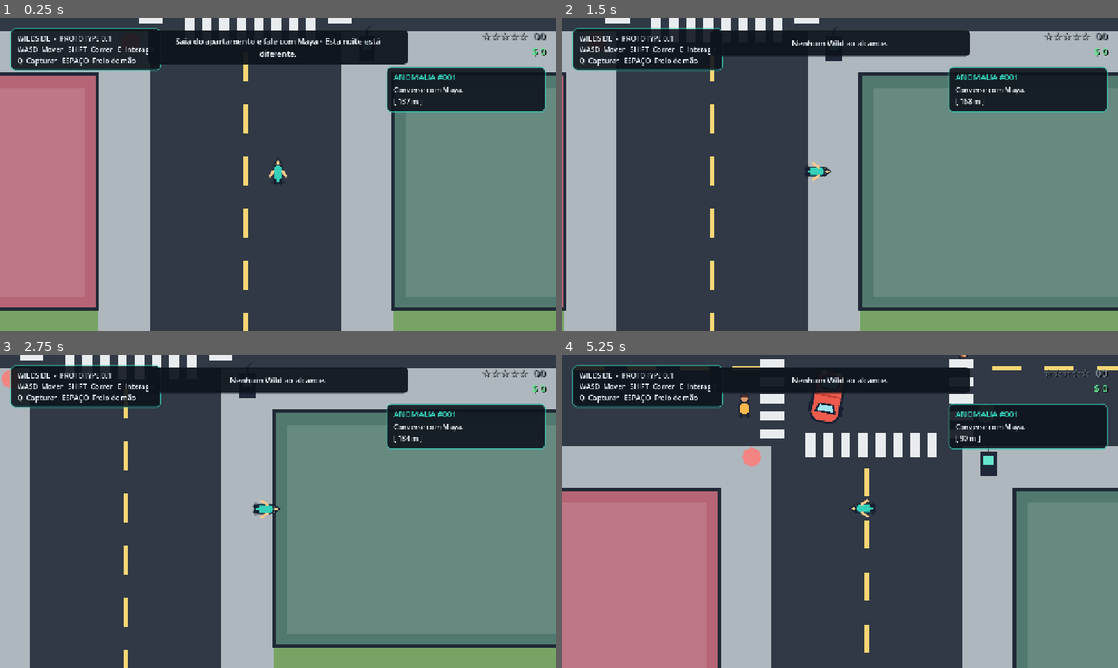
Above: before the commit, frames 1-4 (two rows, left to right).
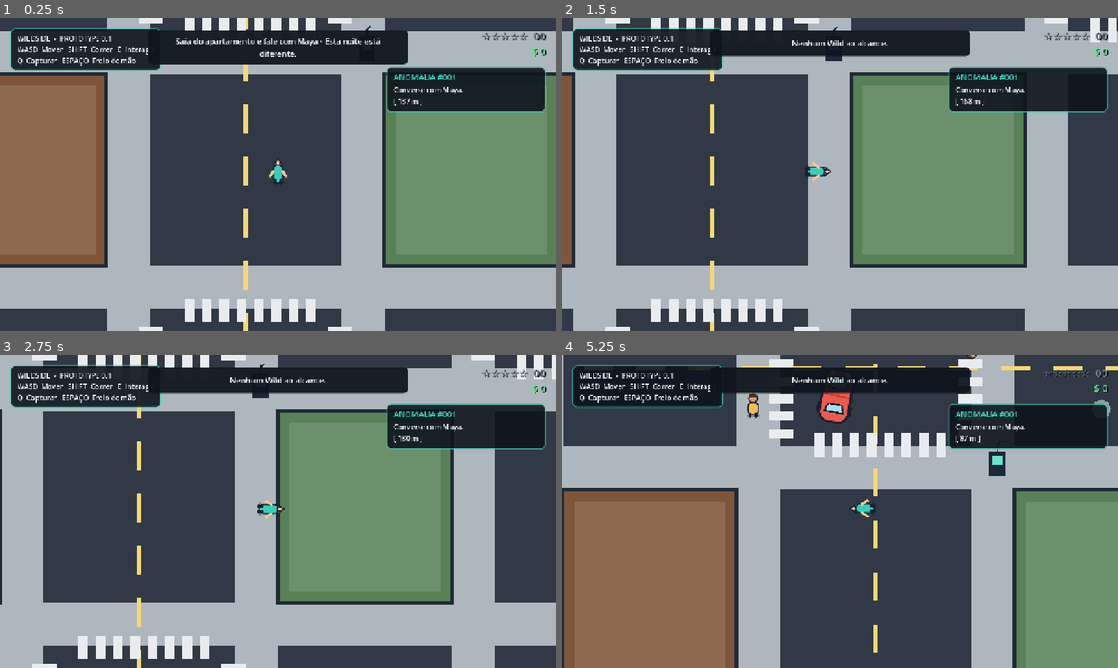
Above: after the commit, the same moments.

Repository: MiguelAlmeidaJ/Wildside
Game: Godot game, scene res://main.tscn
The game is run twice, just before and just after one commit, with the same random seed, the same clock (stepped at 60 frames per second) and the same inputs.
Inputs (mouse positions are in pixels of both pictures, inside the frame that each line leads up to):
- Up to frame 1 (0.25 s): no input
- Up to frame 2 (1.5 s): tap Enter at 0.5 s; move the mouse to (962, 158) at 0.52 s; hold D (move_right) 0.53-1.28 s; hold E (interact) 0.53-1.28 s; click (962, 158) at 0.67 s; move the mouse to (728, 190) at 1.27 s; hold Space (brake) from 1.28 s (still down); tap Q (capture) at 1.35 s
- Up to frame 3 (2.75 s): tap E (interact) at 1.55 s; move the mouse to (333, 442) at 2.02 s; release Space (brake) at 2.03 s; hold D (move_right) from 2.03 s (still down); hold E (interact) from 2.03 s (still down)
- Up to frame 4 (5.25 s): move the mouse to (812, 574) at 2.77 s; release D (move_right) at 2.78 s; release E (interact) at 2.78 s; hold W (move_up) 2.78-3.53 s; tap Shift (run) at 2.85 s; click (812, 574) at 2.92 s; tap E (interact) at 3.05, 4.55 s; move the mouse to (1006, 558) at 3.52 s; hold E (interact) 3.53-4.28 s; hold A (move_left) 3.53-5.03 s; move the mouse to (673, 464) at 4.27 s; tap Q (capture) at 4.35 s; move the mouse to (867, 511) at 5.02 s; hold Space (brake) from 5.03 s (still down); hold E (interact) from 5.03 s (still down); click (867, 511) at 5.17 s

The runs differ from the first frame. In frame 1, 32% of the frame differs, in the area x 0-100%, y 0-100%; in frame 2, 32%; in frame 3, 35%; in frame 4, 30%.

Commit message:
Corrige missão do telefone e amplia a cidade
* Fix payphone mission interaction

* Use dedicated payphone interaction script

* Harden nearby interaction detection

* Expand city with new districts and roads

* Extend wilderness to match city width

* Expand camera limits for larger city

* Expand camera limits for larger city

* Test payphone through real player interaction

* Document city expansion and payphone regression test

Diff:
--- a/scenes/player/player.tscn
+++ b/scenes/player/player.tscn
@@ -27,10 +27,10 @@
 [node name="Camera2D" type="Camera2D" parent="."]
 position_smoothing_enabled = true
 position_smoothing_speed = 7.0
-limit_left = -1200
+limit_left = -1800
 limit_top = -1600
-limit_right = 1200
-limit_bottom = 900
+limit_right = 1800
+limit_bottom = 1800
 
 [node name="InteractionArea" type="Area2D" parent="."]
 collision_layer = 0
--- a/scenes/vehicles/car.tscn
+++ b/scenes/vehicles/car.tscn
@@ -22,10 +22,10 @@
 enabled = false
 position_smoothing_enabled = true
 position_smoothing_speed = 6.0
-limit_left = -1200
+limit_left = -1800
 limit_top = -1600
-limit_right = 1200
-limit_bottom = 900
+limit_right = 1800
+limit_bottom = 1800
 
 [node name="EngineSound" type="AudioStreamPlayer2D" parent="."]
 max_distance = 850.0
--- a/scenes/world/payphone.tscn
+++ b/scenes/world/payphone.tscn
@@ -1,6 +1,6 @@
 [gd_scene load_steps=3 format=3]
 
-[ext_resource type="Script" path="res://scripts/world/interactive_object.gd" id="1_object"]
+[ext_resource type="Script" path="res://scripts/world/payphone.gd" id="1_object"]
 
 [sub_resource type="RectangleShape2D" id="RectangleShape_phone"]
 size = Vector2(38, 58)
@@ -10,9 +10,8 @@
 collision_layer = 1
 collision_mask = 0
 script = ExtResource("1_object")
-action_text = "Usar o telefone"
-response_text = "Sem sinal. Alguém riscou um símbolo estranho no aparelho."
-mission_phone = true
+active_action_text = "Atender telefone"
+idle_action_text = "Usar telefone"
 
 [node name="Body" type="Polygon2D" parent="."]
 polygon = PackedVector2Array(-19, -29, 19, -29, 19, 29, -19, 29)
--- a/scripts/player/player.gd
+++ b/scripts/player/player.gd
@@ -10,6 +10,7 @@
 @export var acceleration := 1500.0
 @export var deceleration := 1900.0
 @export var camera_look_ahead := 72.0
+@export var interaction_fallback_range := 128.0
 
 @onready var sprite: Sprite2D = $Sprite2D
 @onready var collision_shape: CollisionShape2D = $CollisionShape2D
@@ -58,8 +59,10 @@
 	if event.is_action_pressed("interact"):
 		if is_instance_valid(current_vehicle):
 			current_vehicle.call("request_exit")
-		elif is_instance_valid(_focused_interactable):
-			_focused_interactable.call("interact", self)
+		else:
+			_focused_interactable = _find_nearest_interactable()
+			if is_instance_valid(_focused_interactable):
+				_focused_interactable.call("interact", self)
 		get_viewport().set_input_as_handled()
 	elif event.is_action_pressed("capture") and not is_instance_valid(current_vehicle):
 		var creature := _nearest_capturable()
@@ -121,11 +124,20 @@
 
 func _nearby_interactables() -> Array[Node2D]:
 	var result: Array[Node2D] = []
-	if not interaction_area.monitoring:
-		return result
-	for body in interaction_area.get_overlapping_bodies():
-		if body is Node2D and body.has_method("interact"):
-			result.append(body)
+	if interaction_area.monitoring:
+		for body in interaction_area.get_overlapping_bodies():
+			if body is Node2D and body.has_method("interact"):
+				result.append(body)
+
+	# Fallback para interações importantes (telefone, NPCs e veículos).
+	# Evita perder o alvo quando o overlap ainda não foi atualizado no mesmo frame.
+	for candidate in get_tree().get_nodes_in_group("interactable"):
+		if not candidate is Node2D or not candidate.has_method("interact"):
+			continue
+		if result.has(candidate):
+			continue
+		if global_position.distance_to(candidate.global_position) <= interaction_fallback_range:
+			result.append(candidate)
 	return result
 
 
@@ -135,6 +147,16 @@
 		_set_prompt("E  Sair do veículo")
 		return
 
+	var nearest := _find_nearest_interactable()
+
+	_focused_interactable = nearest
+	if is_instance_valid(nearest):
+		_set_prompt("E  " + str(nearest.call("get_interaction_text", self)))
+	else:
+		_set_prompt("")
+
+
+func _find_nearest_interactable() -> Node2D:
 	var nearest: Node2D
 	var nearest_distance := INF
 	for candidate in _nearby_interactables():
@@ -142,12 +164,7 @@
 		if distance < nearest_distance:
 			nearest = candidate
 			nearest_distance = distance
-
-	_focused_interactable = nearest
-	if is_instance_valid(nearest):
-		_set_prompt("E  " + str(nearest.call("get_interaction_text", self)))
-	else:
-		_set_prompt("")
+	return nearest
 
 
 func _nearest_capturable() -> Node2D:
--- a/scripts/world/city.gd
+++ b/scripts/world/city.gd
@@ -1,57 +1,81 @@
 extends Node2D
 
-const CITY_RECT := Rect2(-1200.0, -900.0, 2400.0, 1800.0)
+const CITY_RECT := Rect2(-1800.0, -900.0, 3600.0, 2700.0)
 const BUILDINGS := [
-	[Rect2(-1120.0, -820.0, 780.0, 540.0), Color("#355070")],
-	[Rect2(340.0, -820.0, 780.0, 540.0), Color("#6d597a")],
-	[Rect2(-1120.0, 280.0, 780.0, 540.0), Color("#b56576")],
-	[Rect2(340.0, 280.0, 780.0, 540.0), Color("#52796f")],
+	[Rect2(-1720.0, -820.0, 420.0, 540.0), Color("#355070")],
+	[Rect2(-720.0, -820.0, 400.0, 540.0), Color("#6d597a")],
+	[Rect2(320.0, -820.0, 400.0, 540.0), Color("#52796f")],
+	[Rect2(1300.0, -820.0, 420.0, 540.0), Color("#b56576")],
+	[Rect2(-1720.0, 280.0, 420.0, 440.0), Color("#4a6fa5")],
+	[Rect2(-720.0, 280.0, 400.0, 440.0), Color("#7f5539")],
+	[Rect2(320.0, 280.0, 400.0, 440.0), Color("#588157")],
+	[Rect2(1300.0, 280.0, 420.0, 440.0), Color("#9c6644")],
+	[Rect2(-1720.0, 1280.0, 420.0, 440.0), Color("#5c677d")],
+	[Rect2(-720.0, 1280.0, 400.0, 440.0), Color("#7b2cbf")],
+	[Rect2(320.0, 1280.0, 400.0, 440.0), Color("#386641")],
+	[Rect2(1300.0, 1280.0, 420.0, 440.0), Color("#bc6c25")],
 ]
+
+const ROAD_COLOR := Color("#303945")
+const SIDEWALK_COLOR := Color("#aeb7bd")
+const LANE_COLOR := Color("#f7d774")
 
 
 func _ready() -> void:
-	for index in BUILDINGS.size():
+	for index in range(BUILDINGS.size()):
 		_create_building(BUILDINGS[index][0], BUILDINGS[index][1], index)
 
-	_create_obstacle(Vector2(-270, -105), Color("#f6bd60"))
-	_create_obstacle(Vector2(275, 105), Color("#84a59d"))
-	_create_obstacle(Vector2(-265, 205), Color("#f28482"))
+	_create_obstacle(Vector2(-520, -95), Color("#f6bd60"))
+	_create_obstacle(Vector2(520, 95), Color("#84a59d"))
+	_create_obstacle(Vector2(-1010, 520), Color("#f28482"))
+	_create_obstacle(Vector2(1010, 1450), Color("#90be6d"))
 	_create_world_boundaries()
 	queue_redraw()
 
 
 func _draw() -> void:
-	# Grass and the two main avenues.
 	draw_rect(CITY_RECT, Color("#77a464"))
-	draw_rect(Rect2(-1200, -180, 2400, 360), Color("#303945"))
-	draw_rect(Rect2(-220, -900, 440, 1800), Color("#303945"))
 
-	# Sidewalks around the blocks.
-	var sidewalk := Color("#aeb7bd")
-	draw_rect(Rect2(-1200, -280, 980, 100), sidewalk)
-	draw_rect(Rect2(220, -280, 980, 100), sidewalk)
-	draw_rect(Rect2(-1200, 180, 980, 100), sidewalk)
-	draw_rect(Rect2(220, 180, 980, 100), sidewalk)
-	draw_rect(Rect2(-340, -900, 120, 620), sidewalk)
-	draw_rect(Rect2(220, -900, 120, 620), sidewalk)
-	draw_rect(Rect2(-340, 280, 120, 620), sidewalk)
-	draw_rect(Rect2(220, 280, 120, 620), sidewalk)
+	# Duas avenidas horizontais e três eixos verticais.
+	draw_rect(Rect2(-1800, -180, 3600, 360), ROAD_COLOR)
+	draw_rect(Rect2(-1800, 820, 3600, 360), ROAD_COLOR)
+	draw_rect(Rect2(-220, -900, 440, 2700), ROAD_COLOR)
+	draw_rect(Rect2(-1200, -900, 380, 2700), ROAD_COLOR)
+	draw_rect(Rect2(820, -900, 380, 2700), ROAD_COLOR)
 
-	# Dashed lane markings.
-	var line_color := Color("#f7d774")
-	for x in range(-1150, 1151, 120):
-		if abs(x) > 250:
-			draw_rect(Rect2(x, -5, 65, 10), line_color)
-	for y in range(-850, 851, 120):
-		if abs(y) > 210:
-			draw_rect(Rect2(-5, y, 10, 65), line_color)
+	# Calçadas horizontais.
+	draw_rect(Rect2(-1800, -280, 3600, 100), SIDEWALK_COLOR)
+	draw_rect(Rect2(-1800, 180, 3600, 100), SIDEWALK_COLOR)
+	draw_rect(Rect2(-1800, 720, 3600, 100), SIDEWALK_COLOR)
+	draw_rect(Rect2(-1800, 1180, 3600, 100), SIDEWALK_COLOR)
 
-	# Crosswalks make the intersection readable at driving speed.
+	# Calçadas verticais.
+	for x in [-1300, -820, -320, 220, 720, 1200]:
+		draw_rect(Rect2(x, -900, 100, 2700), SIDEWALK_COLOR)
+
+	# Faixas tracejadas das avenidas.
+	for x in range(-1750, 1751, 120):
+		draw_rect(Rect2(x, -5, 65, 10), LANE_COLOR)
+		draw_rect(Rect2(x, 995, 65, 10), LANE_COLOR)
+
+	for y in range(-850, 1751, 120):
+		draw_rect(Rect2(-5, y, 10, 65), LANE_COLOR)
+		draw_rect(Rect2(-1015, y, 10, 65), LANE_COLOR)
+		draw_rect(Rect2(1005, y, 10, 65), LANE_COLOR)
+
+	_draw_crosswalk(Vector2.ZERO)
+	_draw_crosswalk(Vector2(0, 1000))
+	_draw_crosswalk(Vector2(-1010, 0))
+	_draw_crosswalk(Vector2(1010, 0))
+
+
+func _draw_crosswalk(center: Vector2) -> void:
+	var crosswalk_color := Color("#e9ecef")
 	for offset in range(-140, 141, 40):
-		draw_rect(Rect2(offset, -205, 22, 55), Color("#e9ecef"))
-		draw_rect(Rect2(offset, 150, 22, 55), Color("#e9ecef"))
-		draw_rect(Rect2(-245, offset, 55, 22), Color("#e9ecef"))
-		draw_rect(Rect2(190, offset, 55, 22), Color("#e9ecef"))
+		draw_rect(Rect2(center.x + offset, center.y - 205, 22, 55), crosswalk_color)
+		draw_rect(Rect2(center.x + offset, center.y + 150, 22, 55), crosswalk_color)
+		draw_rect(Rect2(center.x - 245, center.y + offset, 55, 22), crosswalk_color)
+		draw_rect(Rect2(center.x + 190, center.y + offset, 55, 22), crosswalk_color)
 
 
 func _create_building(rect: Rect2, color: Color, index: int) -> void:
@@ -77,7 +101,7 @@
 	body.add_child(roof)
 
 	var inset := Polygon2D.new()
-	var inner := half - Vector2(30, 30)
+	var inner := half - Vector2(26, 26)
 	inset.polygon = PackedVector2Array([
 		Vector2(-inner.x, -inner.y), Vector2(inner.x, -inner.y),
 		Vector2(inner.x, inner.y), Vector2(-inner.x, inner.y)
@@ -122,10 +146,10 @@
 
 
 func _create_world_boundaries() -> void:
-	_create_boundary(Vector2(0, -1630), Vector2(2460, 60))
-	_create_boundary(Vector2(0, 930), Vector2(2460, 60))
-	_create_boundary(Vector2(-1230, -350), Vector2(60, 2560))
-	_create_boundary(Vector2(1230, -350), Vector2(60, 2560))
+	_create_boundary(Vector2(0, -1630), Vector2(3660, 60))
+	_create_boundary(Vector2(0, 1830), Vector2(3660, 60))
+	_create_boundary(Vector2(-1830, 100), Vector2(60, 3460))
+	_create_boundary(Vector2(1830, 100), Vector2(60, 3460))
 
 
 func _create_boundary(at: Vector2, size: Vector2) -> void:
--- /dev/null
+++ b/scripts/world/payphone.gd
@@ -0,0 +1,19 @@
+extends StaticBody2D
+
+@export var active_action_text := "Atender telefone"
+@export var idle_action_text := "Usar telefone"
+
+
+func _ready() -> void:
+	add_to_group("interactable")
+
+
+func get_interaction_text(_player: CharacterBody2D) -> String:
+	if MissionManager.stage == MissionManager.Stage.ANSWER_PHONE:
+		return active_action_text
+	return idle_action_text
+
+
+func interact(player: CharacterBody2D) -> void:
+	var text := MissionManager.answer_phone()
+	player.call("show_message", text)
--- a/scripts/world/wilderness.gd
+++ b/scripts/world/wilderness.gd
@@ -3,10 +3,14 @@
 
 func _ready() -> void:
 	var trees := [
+		Vector2(-1660, -1510), Vector2(-1470, -1330), Vector2(-1260, -1510),
 		Vector2(-1080, -1510), Vector2(-890, -1370), Vector2(-690, -1515),
 		Vector2(-475, -1320), Vector2(480, -1350), Vector2(680, -1510),
-		Vector2(895, -1340), Vector2(1080, -1510), Vector2(-1030, -1080),
-		Vector2(-760, -1160), Vector2(760, -1130), Vector2(1040, -1040),
+		Vector2(895, -1340), Vector2(1080, -1510), Vector2(1280, -1360),
+		Vector2(1490, -1510), Vector2(1680, -1310), Vector2(-1580, -1080),
+		Vector2(-1320, -1160), Vector2(-1030, -1080), Vector2(-760, -1160),
+		Vector2(760, -1130), Vector2(1040, -1040), Vector2(1340, -1140),
+		Vector2(1600, -1050),
 	]
 	for tree_position in trees:
 		_create_tree(tree_position)
@@ -14,7 +18,7 @@
 
 
 func _draw() -> void:
-	draw_rect(Rect2(-1200, -1600, 2400, 700), Color("#315b3b"))
+	draw_rect(Rect2(-1800, -1600, 3600, 700), Color("#315b3b"))
 	draw_colored_polygon(PackedVector2Array([
 		Vector2(-215, -900), Vector2(215, -900), Vector2(350, -1600), Vector2(-330, -1600)
 	]), Color("#8b7d58"))
--- a/tests/smoke_test.gd
+++ b/tests/smoke_test.gd
@@ -66,8 +66,26 @@
 	mission.reset_run()
 	maya.interact(player)
 	_check(mission.stage == mission.Stage.ANSWER_PHONE, "Maya precisa iniciar a missão")
-	phone.interact(player)
-	_check(mission.stage == mission.Stage.REACH_WILDERNESS, "Telefone precisa indicar a mata")
+
+	# Valida a interação do telefone pelo mesmo fluxo usado durante o jogo.
+	player.global_position = phone.global_position + Vector2(0, 80)
+	player.velocity = Vector2.ZERO
+	await physics_frame
+	await physics_frame
+	_check(player._find_nearest_interactable() == phone, "Player precisa detectar o telefone como alvo de interação")
+
+	var interact_event := InputEventAction.new()
+	interact_event.action = "interact"
+	interact_event.pressed = true
+	Input.parse_input_event(interact_event)
+	await process_frame
+	await physics_frame
+	var release_event := InputEventAction.new()
+	release_event.action = "interact"
+	release_event.pressed = false
+	Input.parse_input_event(release_event)
+	_check(mission.stage == mission.Stage.REACH_WILDERNESS, "Apertar E no telefone precisa indicar a mata")
+
 	mission.enter_wilderness()
 	_check(mission.stage == mission.Stage.CAPTURE_NIB, "Mata precisa liberar a captura")
 	nib.capture_chance = 1.0
Not shown, changed: README.md
